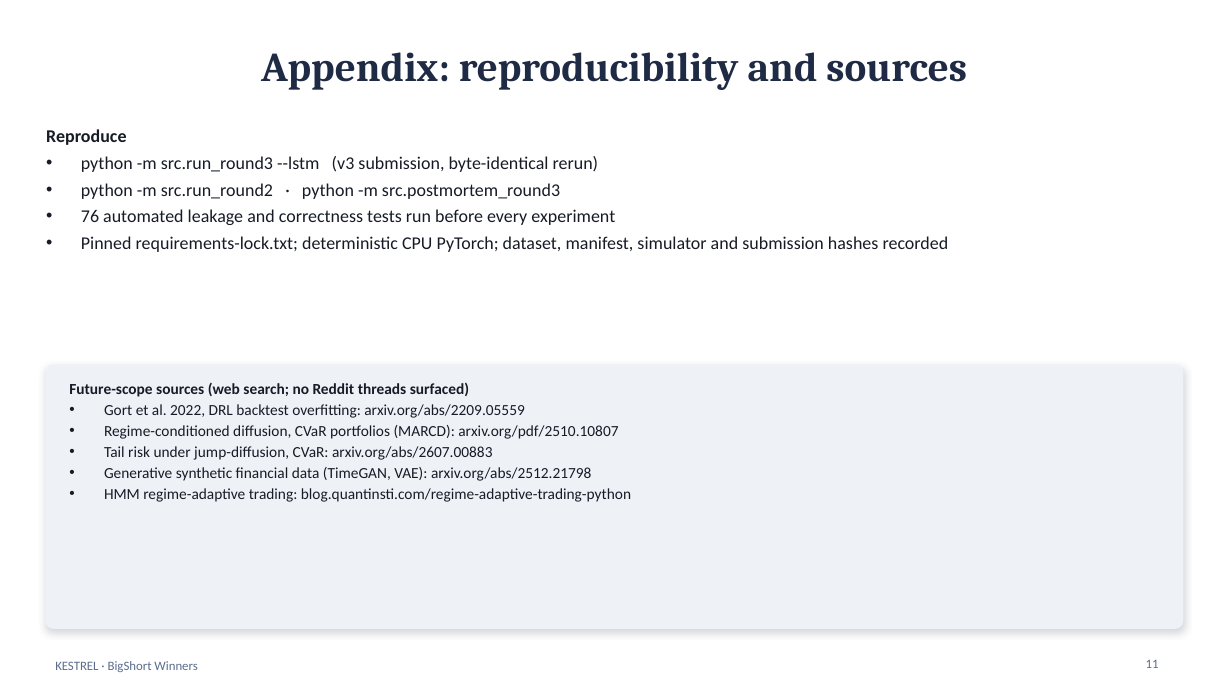
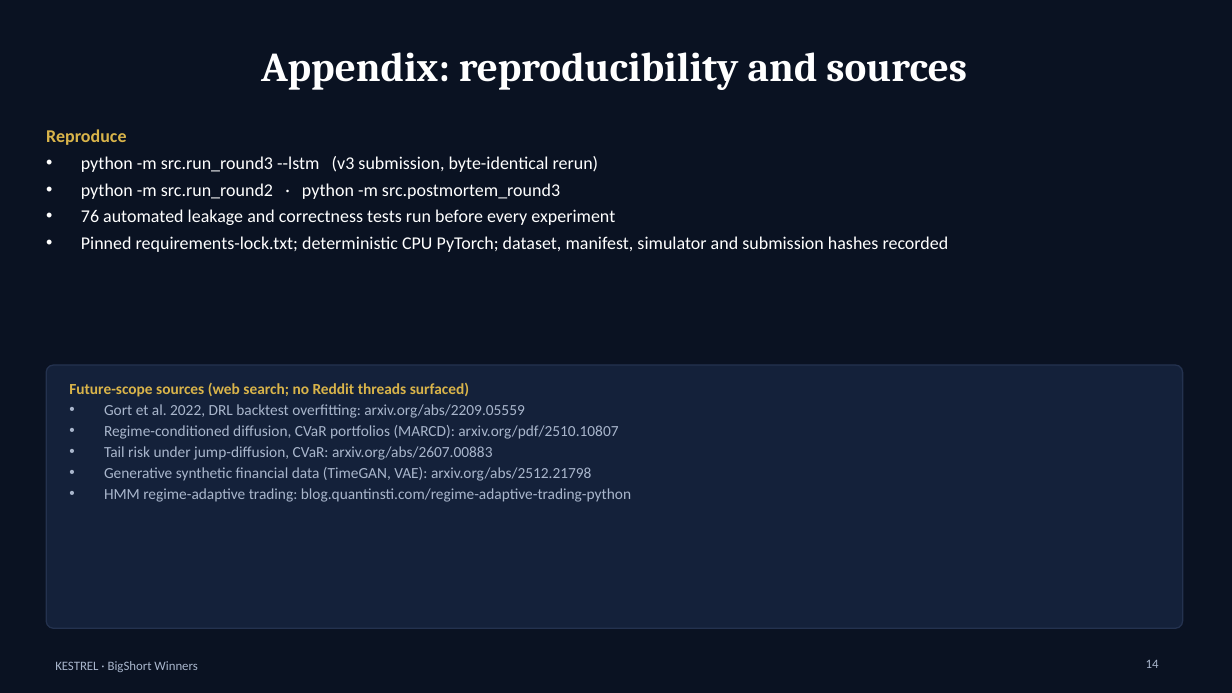
Before and after one commit to DivishaGangwal/BigShort_winners, a slide deck: slide 14 of experiments/divisha/KESTREL_architecture.pptx (slide 11 before the commit). Drawn at 1232x693 pixels with LibreOffice and Linux fonts; fonts in the diff are those of the drawing. Boxes give left, top, right and bottom in pixels: in the first picture for what was removed or moved away, otherwise in the second. Text is boxed around its words. In the diff, an @@ line names an element or a change of style, - is before the commit and + after.

```diff
--- a/experiments/divisha/KESTREL_architecture.pptx
+++ b/experiments/divisha/KESTREL_architecture.pptx
@@ background #FFFFFF to #0A1222 @@
@@ title "Appendix: reproducibility and sources" at <box>261,52,967,90</box>: text colour #1F2B44 to #FFFFFF @@
@@ text "Reproduce" at <box>46,129,949,252</box>: text colour #161B26 to #D9B44A in "Reproduce"; text colour #161B26 to #FFFFFF @@
@@ rounded rectangle at <box>46,365,1183,628</box>: fill #EEF2F7 to #14213A; outline #EEF2F7 1 pt to #24324F 1 pt; shadow off @@
@@ text "Future-scope sources (web search; no ..." at <box>69,383,631,502</box>: text colour #161B26 to #D9B44A in "Future-scope sources (web search; no Reddit threads ..."; text colour #161B26 to #A9B6CC in "Gort et al. 2022, DRL backtest overfitting: ...", "Regime-conditioned diffusion, CVaR portfolios (MARCD): arxiv ...", "Tail risk under jump-diffusion, CVaR: arxiv.org/abs/2607.008 ...", "Generative synthetic financial data (TimeGAN, VAE): arxiv.or ..." and 1 more places @@
@@ text "KESTREL · BigShort Winners" at <box>55,661,197,672</box>: text colour #5B6C8F to #A9B6CC @@
@@ page number at <box>1146,660,1159,668</box>: text changed; text colour #5B6C8F to #A9B6CC @@
-11
+14
```
Also in this commit, not shown: 10 other slides changed, 3 slides added, 2 other files.
